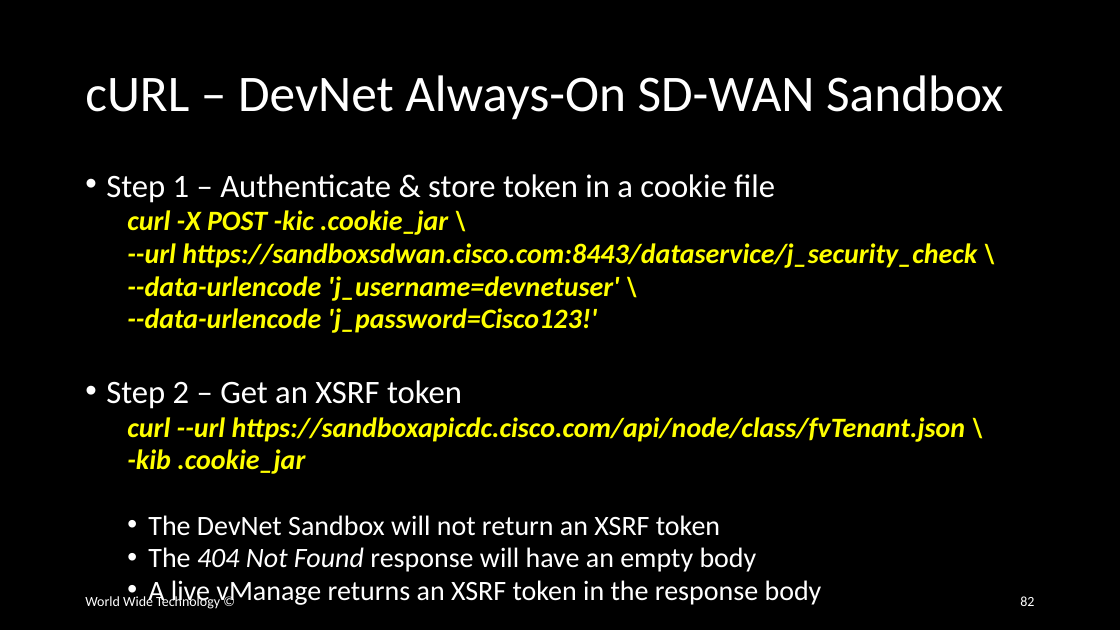
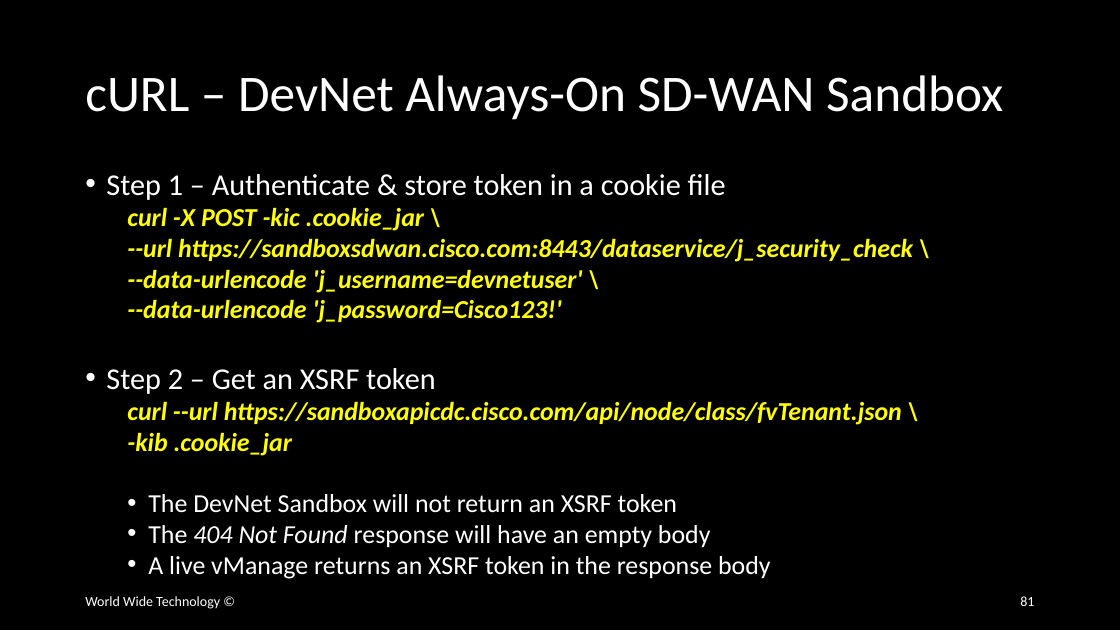
Before and after one commit to wwt/curl-requests-foundations, a slide deck: slide 81 of curl-requests-foundations.pptx (slide 82 before the commit). Drawn at 1120x630 pixels with LibreOffice and Linux fonts; fonts in the diff are those of the drawing. Boxes give left, top, right and bottom in pixels: in the first picture for what was removed or moved away, otherwise in the second. Text is boxed around its words. In the diff, an @@ line names an element or a change of style, - is before the commit and + after.

```diff
--- a/curl-requests-foundations.pptx
+++ b/curl-requests-foundations.pptx
@@ text "Step 1 – Authenticate & ..." at (x1=106, y1=174, x2=913, y2=579): size 28 to 25.9 pt in "Step 1 – Authenticate & store token ...", "Step 2 – Get an XSRF token"; size 24 to 22.2 pt in "curl -X POST -kic .cookie_jar \", "--url https://sandboxsdwan.cisco.com:8443/dataservice/j_secu ...", "--data-urlencode 'j_username=devnetuser' \", "--data-urlencode 'j_password=Cisco123!'" and 5 more places @@
@@ page number at (x1=1020, y1=596, x2=1034, y2=606): text changed @@
-82
+81
```
Also in this commit, not shown: 8 other slides changed, 1 slide removed.
